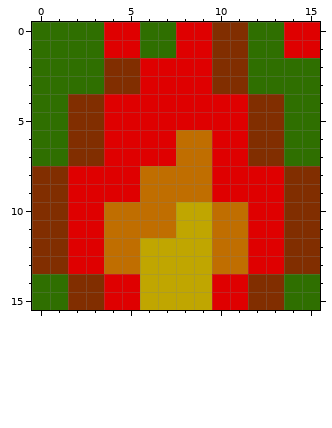
File history of a pixel-art sprite, img/fire4.png. This is how it looked before the edit.
The file is 64x64 pixels, drawn in blocks of 4x4; one block is one cell here.
Once edited:
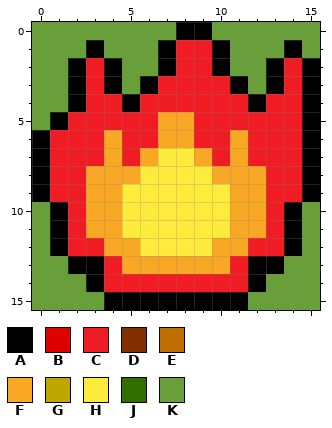
Palette (. is transparent): A #000000  B #df0000  C #ef1c23  D #812e00  E #c06e00  F #f9a825  G #c0a600  H #ffeb3b  J #2f6f00  K #689f38
The edit:
Changed rows in their new state; - is an unchanged pixel.
first column x 0:
 0 KKKKKKKKAAKKKKKK
 1 KKKAKKKACCAKKKAK
 2 KKACAKKACCAKKACA
 3 KKACAKACCCCAKACA
 4 KKACCACCCCCCACCA
 5 KACCCCCFFCCCCCCA
 6 ACCCFCCFFCCFCCCA
 7 ACCCFCFHHFCFCCCA
 8 ACCFFFHHHHFFFCCA
 9 ACCFFHHHHHHFFCCA
10 KACFFHHHHHHFFCAK
11 KACFFHHHHHHFFCAK
12 KACCFFHHHHFFCCAK
13 KKAACFFFFFFCAAKK
14 KKKACCCCCCCCAKKK
15 KKKKAAAAAAAAKKKK
